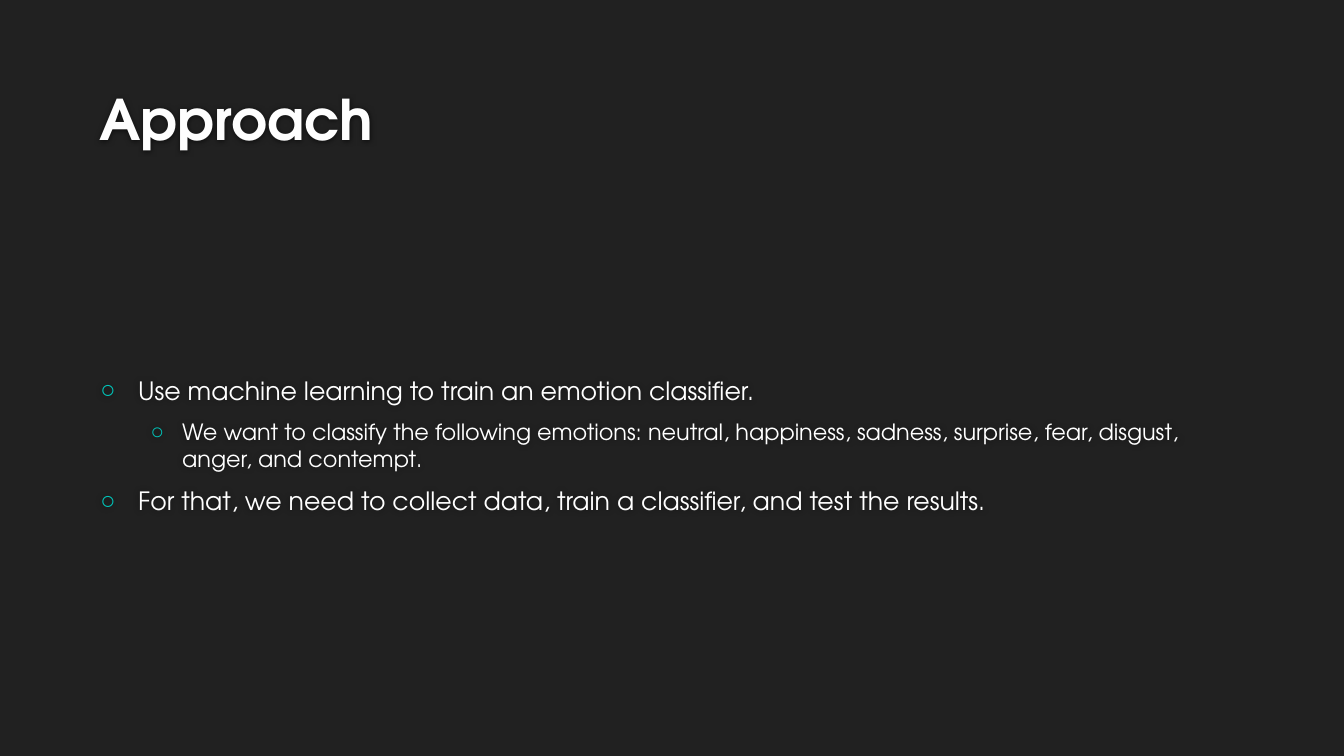
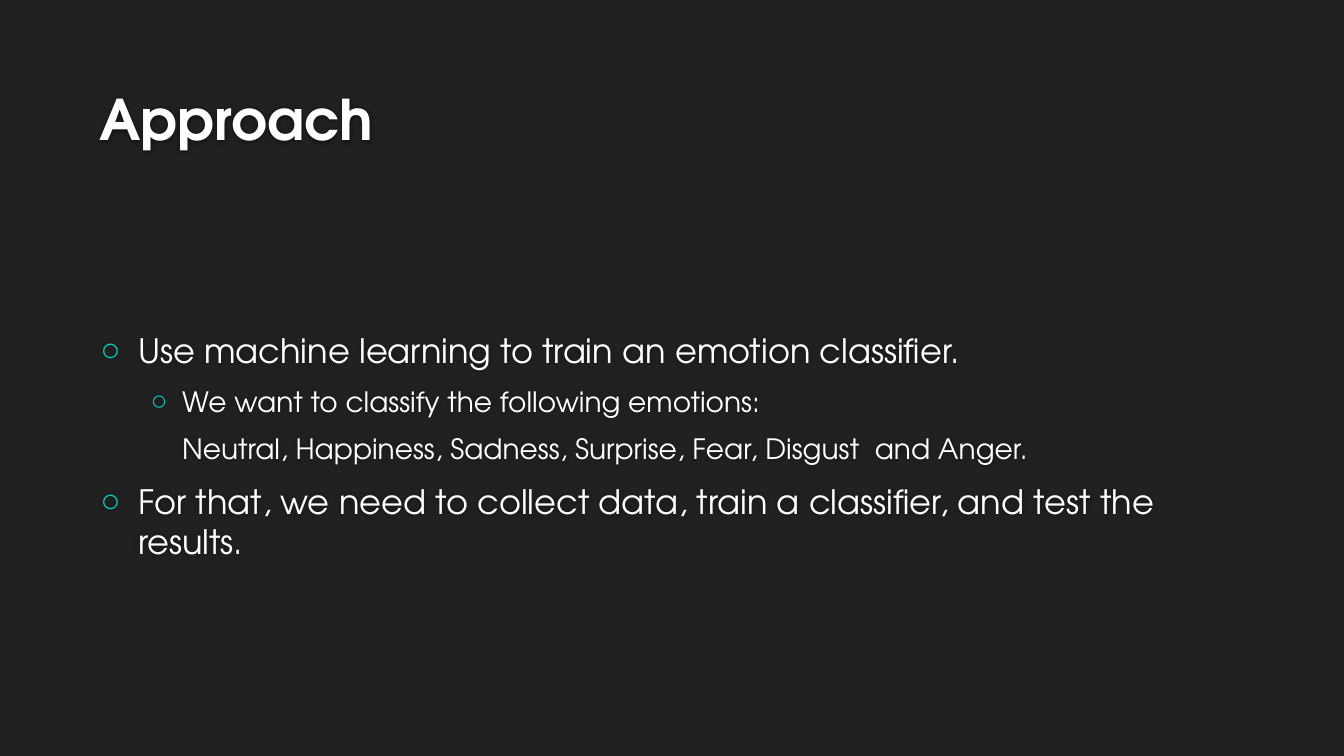
Before and after one commit to ChenEilon/ExpressionRecognition, a slide deck: slide 4 of Documents/Emotion Recognition.pptx. Drawn at 1344x756 pixels with LibreOffice and Linux fonts; fonts in the diff are those of the drawing; background and template pictures are left out. Boxes give left, top, right and bottom in pixels: in the first picture for what was removed or moved away, otherwise in the second. Text is boxed around its words. In the diff, an @@ line names an element or a change of style, - is before the commit and + after.

```diff
--- a/Documents/Emotion Recognition.pptx
+++ b/Documents/Emotion Recognition.pptx
@@ text at box(138, 338, 1154, 555): size 18 to 24 pt in "Use machine learning to train an emotion ...", "For that, we need to collect data, ..."; more space between paragraphs @@
@@ text at box(182, 391, 1028, 465): text changed; size 16 to 20 pt @@
-  ○ We want to classify the following emotions: neutral, happiness, sadness, surprise, fear, disgust, anger, and contempt.
+  ○ We want to classify the following emotions:
+  Neutral, Happiness, Sadness, Surprise, Fear, Disgust and Anger.
```
Also in this commit, not shown: 15 other slides changed, 3 slides added, 1 slide removed, 3 other files.
